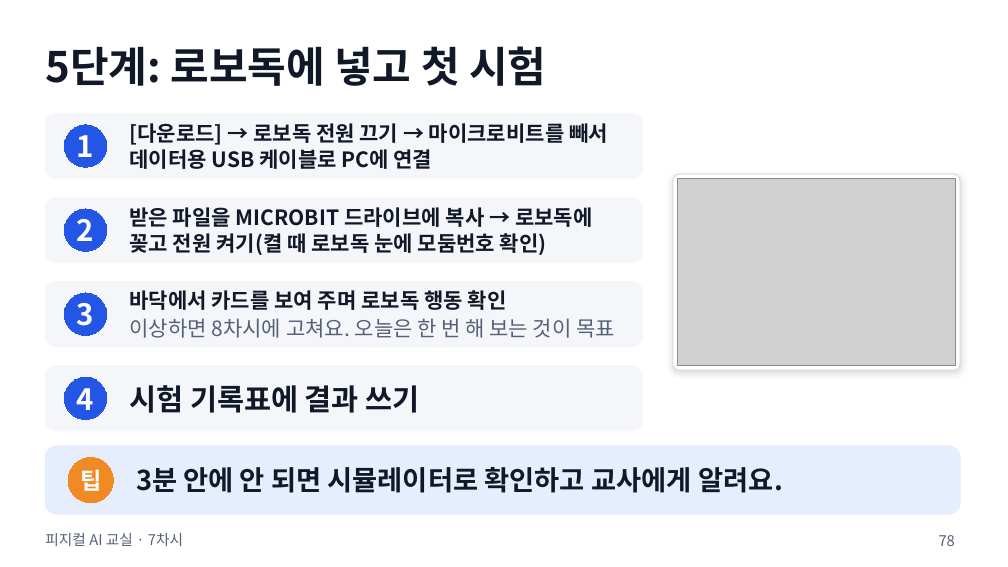
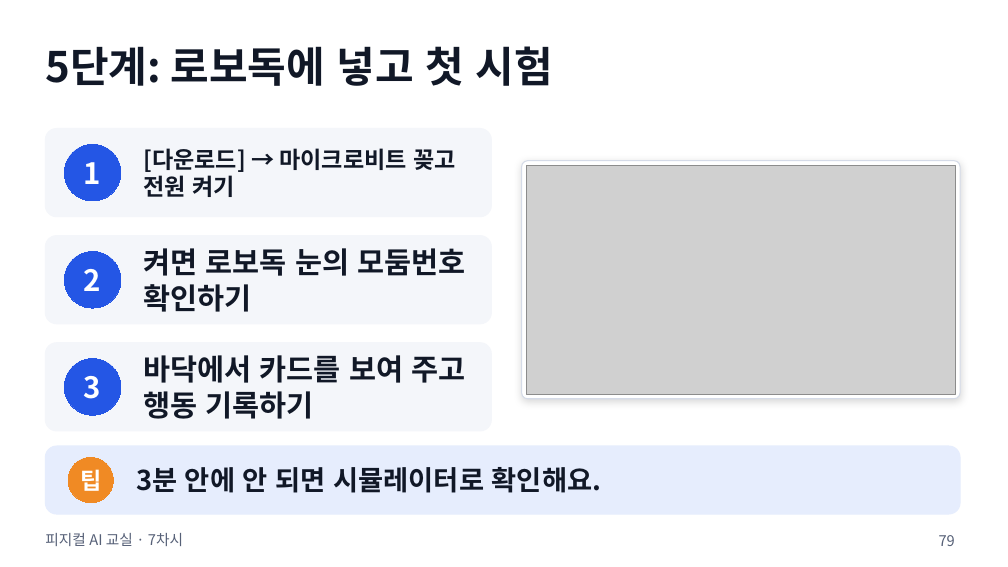
Before and after one commit to boundaryx01-uniquelife/microbit, a slide deck: slide 79 of materials/8차시_전체형/8차시_수업슬라이드.pptx (slide 78 before the commit). Drawn at 1008x567 pixels with LibreOffice and Linux fonts; fonts in the diff are those of the drawing; grey boxes stand for pictures. Boxes give left, top, right and bottom in pixels: in the first picture for what was removed or moved away, otherwise in the second. Text is boxed around its words. In the diff, an @@ line names an element or a change of style, - is before the commit and + after.

```diff
--- a/materials/8차시_전체형/8차시_수업슬라이드.pptx
+++ b/materials/8차시_전체형/8차시_수업슬라이드.pptx
@@ rounded rectangle: place and size @@
-rounded rectangle at (45, 113, 643, 178)
+rounded rectangle at (45, 129, 492, 217)
@@ ellipse "1": place and size @@
-ellipse "1" at (64, 125, 107, 167)
+ellipse "1" at (64, 144, 121, 201)
@@ text removed at (129, 123, 608, 169) @@
-[다운로드] → 로보독 전원 끄기 → 마이크로비트를 빼서 데이터용 USB 케이블로 PC에 연결
@@ text added at (144, 148, 455, 197), 22 pt, text #111827, bold @@
+[다운로드] → 마이크로비트 꽂고 전원 켜기
@@ rounded rectangle: place and size @@
-rounded rectangle at (673, 174, 960, 370)
+rounded rectangle at (522, 161, 960, 399)
@@ picture: place and size @@
-picture at (678, 178, 956, 365)
+picture at (526, 166, 956, 395)
@@ rounded rectangle removed at (45, 197, 643, 262) @@
@@ text removed at (129, 207, 592, 255) @@
-받은 파일을 MICROBIT 드라이브에 복사 → 로보독에 꽂고 전원 켜기(켤 때 로보독 눈에 모둠번호 확인)
@@ proportions changed in 4 elements at (522, 161, 960, 399), (45, 343, 492, 431), (45, 129, 492, 217), (45, 236, 492, 324) @@
@@ rounded rectangle: place and size @@
-rounded rectangle at (45, 282, 643, 347)
+rounded rectangle at (45, 236, 492, 324)
@@ ellipse "2": place and size @@
-ellipse "2" at (64, 209, 107, 251)
+ellipse "2" at (64, 252, 121, 309)
@@ text added at (144, 248, 465, 312), 28 pt, text #111827, bold @@
+켜면 로보독 눈의 모둠번호 확인하기
@@ text removed at (129, 290, 615, 338) @@
-바닥에서 카드를 보여 주며 로보독 행동 확인
-이상하면 8차시에 고쳐요. 오늘은 한 번 해 보는 것이 목표
@@ rounded rectangle: place and size @@
-rounded rectangle at (45, 366, 643, 431)
+rounded rectangle at (45, 343, 492, 431)
@@ ellipse "3": place and size @@
-ellipse "3" at (64, 293, 107, 336)
+ellipse "3" at (64, 358, 121, 415)
@@ text added at (144, 355, 465, 419), 28 pt, text #111827, bold @@
+바닥에서 카드를 보여 주고 행동 기록하기
@@ ellipse removed at (64, 377, 107, 420) @@
-4
@@ text removed at (129, 385, 419, 413) @@
-시험 기록표에 결과 쓰기
@@ text at (136, 467, 602, 493): text changed @@
-3분 안에 안 되면 시뮬레이터로 확인하고 교사에게 알려요.
+3분 안에 안 되면 시뮬레이터로 확인해요.
@@ page number at (939, 535, 955, 546): text changed @@
-78
+79
```
Also in this commit, not shown: 34 other slides changed, 1 slide added, 23 other files.
